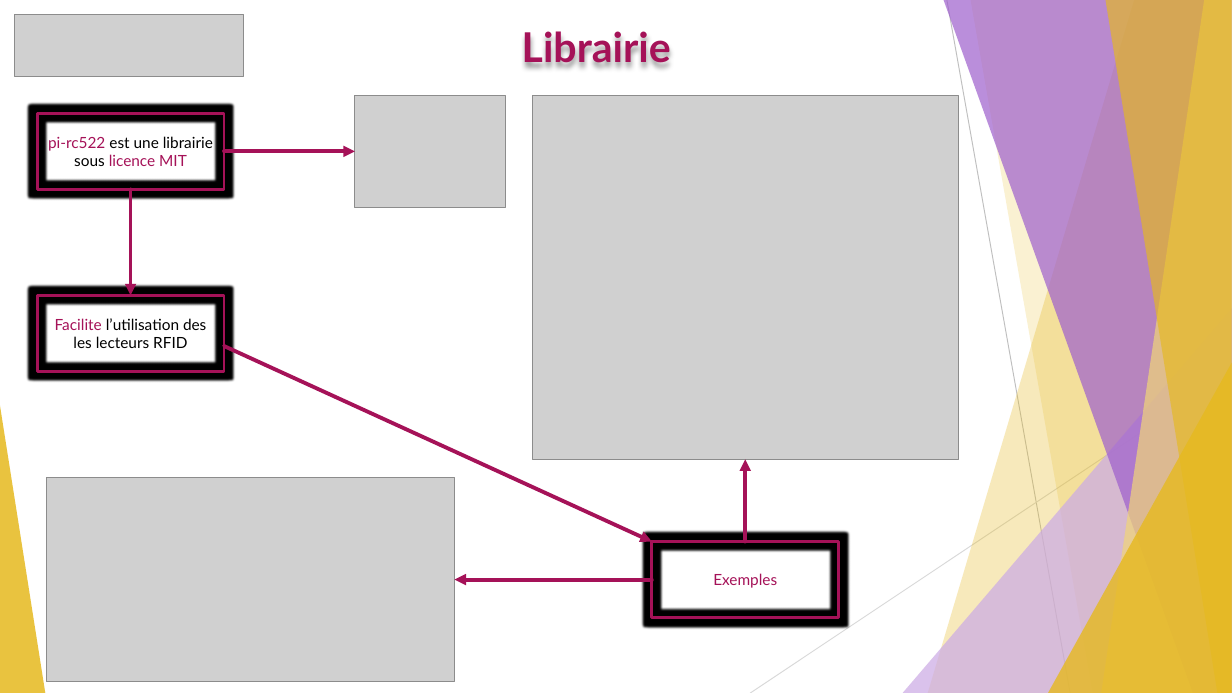
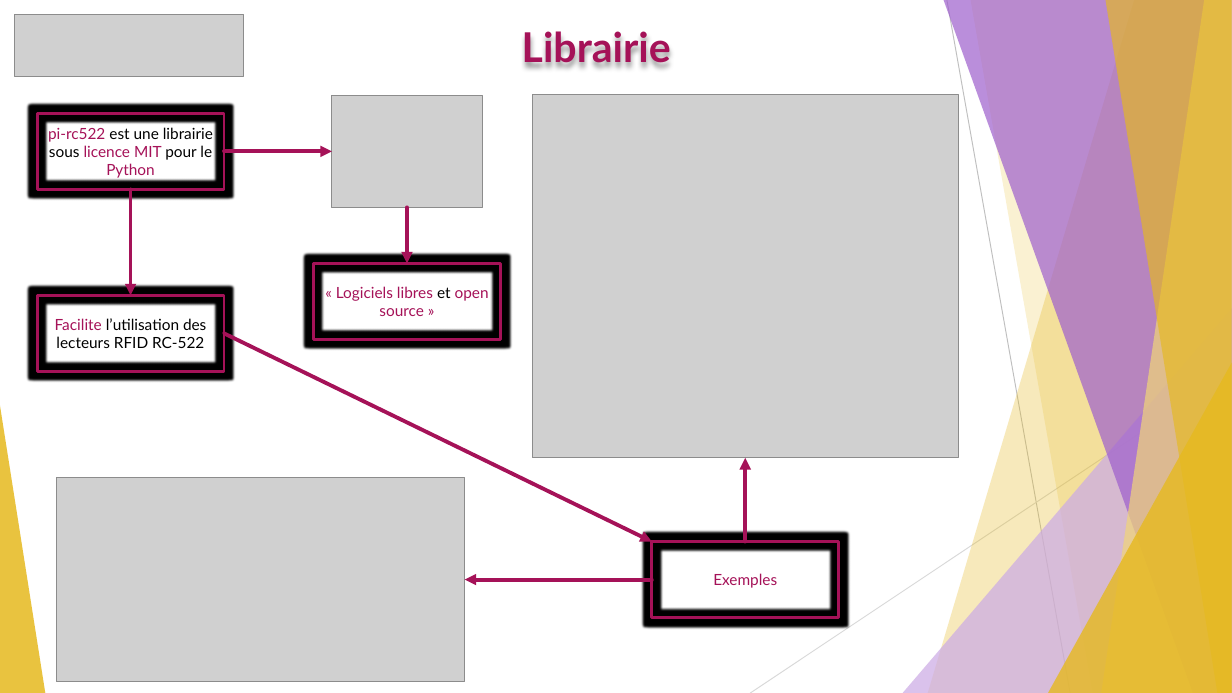
Before and after one commit to GuiguiMvn/Systeme-Escape-Game-Telethon, a slide deck: slide 8 of Guillaume/Documents/Diapo Revues/Revue 2 de projet étudiant 1 Escape Game Téléthon.pptx (slide 15 before the commit). Drawn at 1232x693 pixels with LibreOffice and Linux fonts; fonts in the diff are those of the drawing; grey boxes stand for pictures. Boxes give left, top, right and bottom in pixels: in the first picture for what was removed or moved away, otherwise in the second. Text is boxed around its words. In the diff, an @@ line names an element or a change of style, - is before the commit and + after.

```diff
--- a/Guillaume/Documents/Diapo Revues/Revue 2 de projet étudiant 1 Escape Game Téléthon.pptx
+++ b/Guillaume/Documents/Diapo Revues/Revue 2 de projet étudiant 1 Escape Game Téléthon.pptx
@@ picture: place and size @@
-picture at box(355, 95, 506, 207)
+picture at box(332, 95, 482, 207)
@@ text in rectangle at box(48, 127, 213, 178): text changed @@
-pi-rc522 est une librairie sous licence MIT
+pi-rc522 est une librairie sous licence MIT pour le Python
@@ arrow moved from (224, 152) - (355, 152) to (224, 152) - (332, 152) @@
@@ arrow added from (407, 207) to (407, 263), #A51258 3 pt @@
@@ rectangle added at box(313, 263, 500, 339), outline #A51258 2.25 pt, 12 pt, text #A51258 @@
+« Logiciels libres et open source »
@@ text in rectangle at box(55, 318, 206, 348): text changed @@
-Facilite l’utilisation des les lecteurs RFID
+Facilite l’utilisation des lecteurs RFID RC-522
@@ arrow moved from (224, 346) - (652, 542) to (224, 334) - (652, 542) @@
@@ picture: place and size @@
-picture at box(46, 478, 455, 682)
+picture at box(56, 478, 465, 682)
@@ arrow moved from (652, 579) - (455, 579) to (652, 579) - (465, 579) @@
```
Also in this commit, not shown: 4 other slides changed, 1 slide added, 3 other files.
